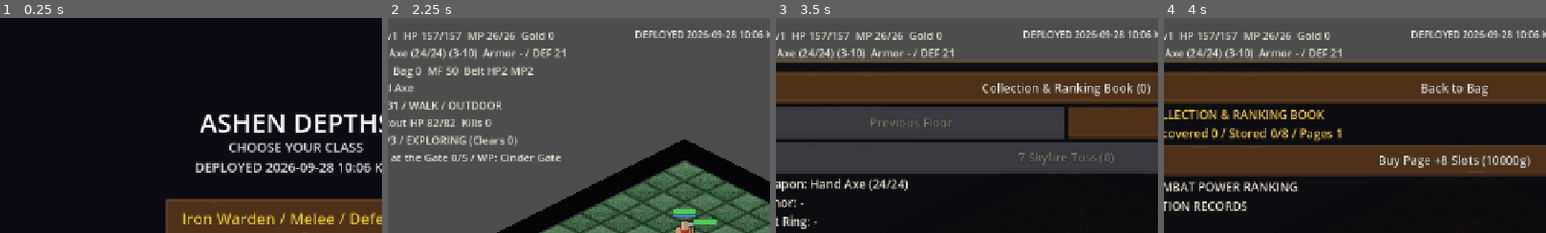
Above: before the commit, frames 1-4 (left to right).
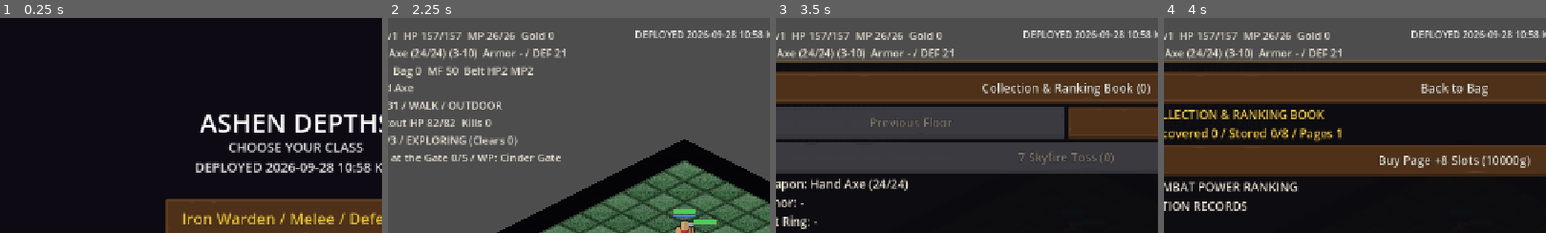
Above: after the commit, the same moments.

Repository: jflakeee/diablo
Game: Godot game, scene res://main.tscn
Two runs of this game, one before a commit and one after it. Both use one fixed random seed, a clock stepped at 60 frames per second and the inputs below.
Inputs:
- Up to frame 1 (0.25 s): no input
- Up to frame 2 (2.25 s): click "Normal" at 0.5 s; click "Normal" at 1.25 s; click "Iron Warden / Melee / Defense" at 2 s
- Up to frame 3 (3.5 s): click "Bag" at 2.75 s
- Up to frame 4 (4 s): click "Collection & Ranking Book (0)" at 3.5 s
The pictures show only the part of the screen within x 11-61%, y 0-50%; the shares and areas given below are measured in that part.

The runs differ from the first frame. In frame 1, less than 0.1% of the frame differs, in the area x 93-98%, y 67-72%; in frame 2, less than 0.1%; in frame 3, less than 0.1%; in frame 4, less than 0.1%.

Commit message:
Reduce mobile UI scale by half

Diff:
--- a/prototype/game_dungeon/main.gd
+++ b/prototype/game_dungeon/main.gd
@@ -35,7 +35,7 @@
 const Visibility := preload("res://visibility.gd")
 const FogOverlay := preload("res://fog_overlay.gd")
 const TemplateTheme := preload("res://ui/template_theme.gd")
-const DEPLOYED_AT_KST := "2026-09-28 10:06 KST"
+const DEPLOYED_AT_KST := "2026-09-28 10:58 KST"
 
 var _grid: Array = []
 var _astar: AStarGrid2D
@@ -762,7 +762,7 @@
 	add_child(_menu_layer)
 	var physical_vp := get_viewport_rect().size
 	var mobile_profile := MobileUI.prefer_mobile(physical_vp)
-	var display_scale := MobileUI.device_pixel_ratio() if mobile_profile else 1.0
+	var display_scale := MobileUI.device_pixel_ratio() * MobileUI.MOBILE_VISUAL_SCALE if mobile_profile else 1.0
 	var vp := physical_vp / display_scale
 	_menu_layer.transform = Transform2D.IDENTITY.scaled(Vector2(display_scale, display_scale))
 	var title_font := 34 if mobile_profile else 44
@@ -950,7 +950,7 @@
 	_cam.make_current()
 
 	var ui := CanvasLayer.new()
-	var requested_ui_scale := _accessibility.ui_scale * MobileUI.device_pixel_ratio() if mobile_profile else _accessibility.ui_scale
+	var requested_ui_scale := _accessibility.ui_scale * MobileUI.device_pixel_ratio() * MobileUI.MOBILE_VISUAL_SCALE if mobile_profile else _accessibility.ui_scale
 	var ui_scale := MobileUI.effective_scale(requested_ui_scale, physical_vp, mobile_profile)
 	ui.transform = Transform2D.IDENTITY.scaled(Vector2(ui_scale, ui_scale))
 	add_child(ui)
--- a/prototype/game_dungeon/mobile_ui.gd
+++ b/prototype/game_dungeon/mobile_ui.gd
@@ -11,6 +11,7 @@
 const DESKTOP_SKILL_SIZE := Vector2(88, 88)
 const DESKTOP_POTION_SIZE := Vector2(64, 64)
 const DESKTOP_MINIMAP_SIZE := Vector2(180, 180)
+const MOBILE_VISUAL_SCALE := 0.5
 const DESKTOP_MIN_LOGICAL := Vector2(960, 540)
 const PHONE_PORTRAIT_MIN_LOGICAL := Vector2(360, 640)
 const PHONE_LANDSCAPE_MIN_LOGICAL := Vector2(640, 360)
